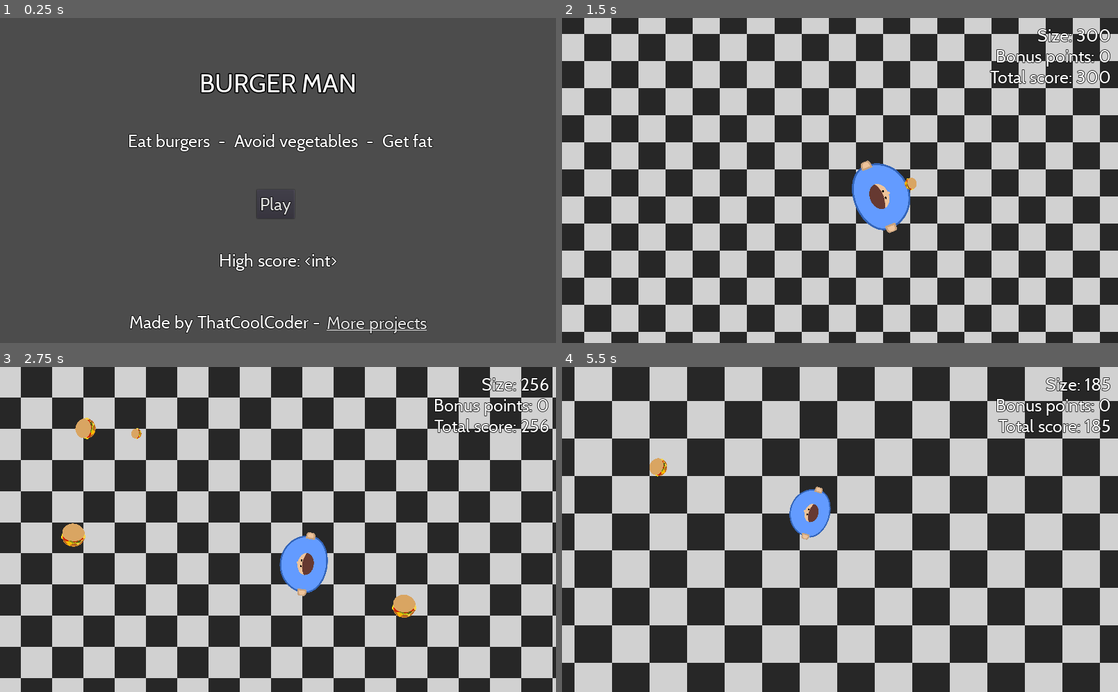
Above: before the commit, frames 1-4 (two rows, left to right).
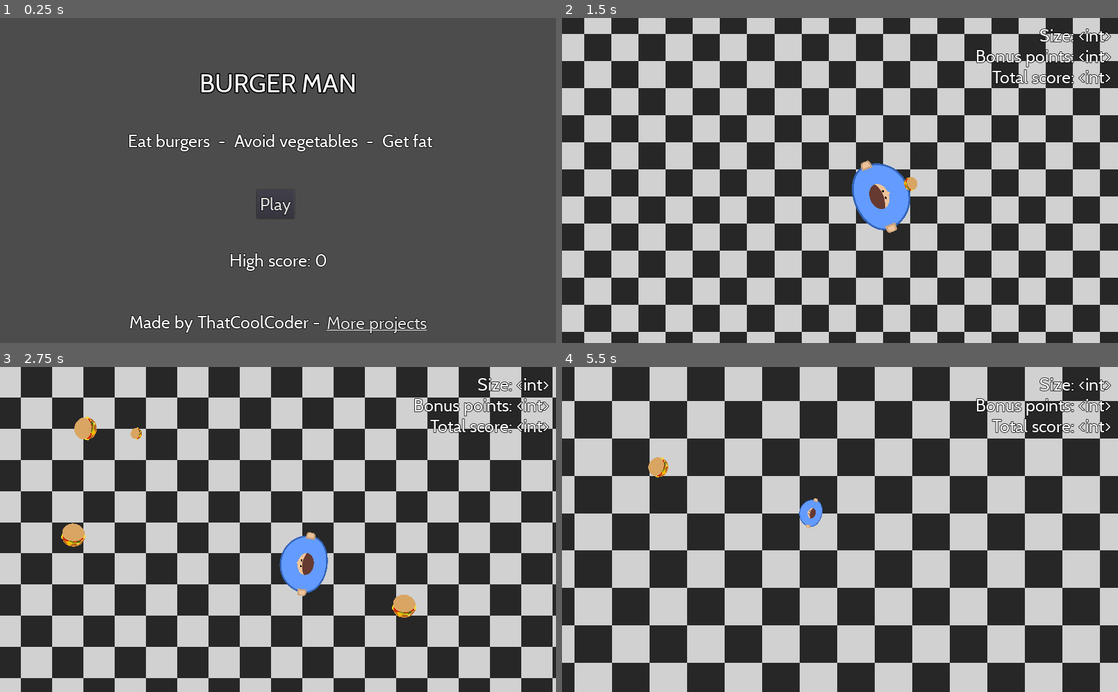
Above: after the commit, the same moments.

Repository: ThatCoolCoder/burger-man
Game: Godot game, scene res://scenes/TitleScreen.tscn
Two runs of this game, one before a commit and one after it. Both use one fixed random seed, a clock stepped at 60 frames per second and the inputs below.
Inputs (mouse positions are in pixels of both pictures, inside the frame that each line leads up to):
- Up to frame 1 (0.25 s): no input
- Up to frame 2 (1.5 s): click "Play" at 0.5 s; move the mouse to (962, 164) at 1.27 s; press the mouse at (962, 164) at 1.28 s; hold Right (move_right) from 1.28 s (still down)
- Up to frame 3 (2.75 s): move the mouse to (166, 545) at 2.02 s; release Right (move_right) at 2.03 s; release the mouse at (166, 545) at 2.03 s; hold S (move_down) from 2.03 s (still down); click (166, 545) at 2.1 s
- Up to frame 4 (5.5 s): move the mouse to (895, 458) at 2.77 s; release S (move_down) at 2.78 s; press the mouse at (895, 458) at 2.78 s; hold Right (move_right) 2.78-3.53 s; move the mouse to (812, 594) at 3.52 s; release the mouse at (812, 594) at 3.53 s; hold Up (move_up) 3.53-4.28 s; click (812, 594) at 3.6 s; move the mouse to (1006, 578) at 4.27 s; press the mouse at (1006, 578) at 4.28 s; hold A (move_left) from 4.28 s (still down); move the mouse to (673, 480) at 5.02 s; release the mouse at (673, 480) at 5.03 s; click (673, 480) at 5.1 s

The runs differ from the first frame. In frame 1, 0.5% of the frame differs, in the area x 39-61%, y 72-78%; in frame 2, 1.4%; in frame 3, 1.4%; in frame 4, 2.2%, in the area x 15-99%, y 3-54%.

Commit message:
do stuff

Diff:
--- a/project.godot
+++ b/project.godot
@@ -18,6 +18,7 @@
 
 Utils="*res://scripts/Utils.gd"
 PlayState="*res://scripts/PlayState.gd"
+Score="*res://scripts/Score.gd"
 
 [display]
 
@@ -35,26 +36,26 @@
 
 move_left={
 "deadzone": 0.5,
-"events": [ Object(InputEventKey,"resource_local_to_scene":false,"resource_name":"","device":0,"alt":false,"shift":false,"control":false,"meta":false,"command":false,"pressed":false,"scancode":65,"unicode":0,"echo":false,"script":null)
-, Object(InputEventKey,"resource_local_to_scene":false,"resource_name":"","device":0,"alt":false,"shift":false,"control":false,"meta":false,"command":false,"pressed":false,"scancode":16777231,"unicode":0,"echo":false,"script":null)
+"events": [ Object(InputEventKey,"resource_local_to_scene":false,"resource_name":"","device":0,"alt":false,"shift":false,"control":false,"meta":false,"command":false,"pressed":false,"scancode":65,"physical_scancode":0,"unicode":0,"echo":false,"script":null)
+, Object(InputEventKey,"resource_local_to_scene":false,"resource_name":"","device":0,"alt":false,"shift":false,"control":false,"meta":false,"command":false,"pressed":false,"scancode":16777231,"physical_scancode":0,"unicode":0,"echo":false,"script":null)
  ]
 }
 move_right={
 "deadzone": 0.5,
-"events": [ Object(InputEventKey,"resource_local_to_scene":false,"resource_name":"","device":0,"alt":false,"shift":false,"control":false,"meta":false,"command":false,"pressed":false,"scancode":16777233,"unicode":0,"echo":false,"script":null)
-, Object(InputEventKey,"resource_local_to_scene":false,"resource_name":"","device":0,"alt":false,"shift":false,"control":false,"meta":false,"command":false,"pressed":false,"scancode":68,"unicode":0,"echo":false,"script":null)
+"events": [ Object(InputEventKey,"resource_local_to_scene":false,"resource_name":"","device":0,"alt":false,"shift":false,"control":false,"meta":false,"command":false,"pressed":false,"scancode":16777233,"physical_scancode":0,"unicode":0,"echo":false,"script":null)
+, Object(InputEventKey,"resource_local_to_scene":false,"resource_name":"","device":0,"alt":false,"shift":false,"control":false,"meta":false,"command":false,"pressed":false,"scancode":68,"physical_scancode":0,"unicode":0,"echo":false,"script":null)
  ]
 }
 move_up={
 "deadzone": 0.5,
-"events": [ Object(InputEventKey,"resource_local_to_scene":false,"resource_name":"","device":0,"alt":false,"shift":false,"control":false,"meta":false,"command":false,"pressed":false,"scancode":16777232,"unicode":0,"echo":false,"script":null)
-, Object(InputEventKey,"resource_local_to_scene":false,"resource_name":"","device":0,"alt":false,"shift":false,"control":false,"meta":false,"command":false,"pressed":false,"scancode":87,"unicode":0,"echo":false,"script":null)
+"events": [ Object(InputEventKey,"resource_local_to_scene":false,"resource_name":"","device":0,"alt":false,"shift":false,"control":false,"meta":false,"command":false,"pressed":false,"scancode":16777232,"physical_scancode":0,"unicode":0,"echo":false,"script":null)
+, Object(InputEventKey,"resource_local_to_scene":false,"resource_name":"","device":0,"alt":false,"shift":false,"control":false,"meta":false,"command":false,"pressed":false,"scancode":87,"physical_scancode":0,"unicode":0,"echo":false,"script":null)
  ]
 }
 move_down={
 "deadzone": 0.5,
-"events": [ Object(InputEventKey,"resource_local_to_scene":false,"resource_name":"","device":0,"alt":false,"shift":false,"control":false,"meta":false,"command":false,"pressed":false,"scancode":83,"unicode":0,"echo":false,"script":null)
-, Object(InputEventKey,"resource_local_to_scene":false,"resource_name":"","device":0,"alt":false,"shift":false,"control":false,"meta":false,"command":false,"pressed":false,"scancode":16777234,"unicode":0,"echo":false,"script":null)
+"events": [ Object(InputEventKey,"resource_local_to_scene":false,"resource_name":"","device":0,"alt":false,"shift":false,"control":false,"meta":false,"command":false,"pressed":false,"scancode":83,"physical_scancode":0,"unicode":0,"echo":false,"script":null)
+, Object(InputEventKey,"resource_local_to_scene":false,"resource_name":"","device":0,"alt":false,"shift":false,"control":false,"meta":false,"command":false,"pressed":false,"scancode":16777234,"physical_scancode":0,"unicode":0,"echo":false,"script":null)
  ]
 }
 shoot={
--- a/scenes/EnemySpawner.tscn
+++ b/scenes/EnemySpawner.tscn
@@ -1,7 +1,7 @@
 [gd_scene load_steps=3 format=2]
 
 [ext_resource path="res://scripts/EnemySpawner.gd" type="Script" id=1]
-[ext_resource path="res://scenes/Enemy.tscn" type="PackedScene" id=2]
+[ext_resource path="res://scenes/enemies/Enemy.tscn" type="PackedScene" id=2]
 
 [node name="EnemySpawner" type="Node2D"]
 script = ExtResource( 1 )
--- /dev/null
+++ b/scenes/GameOverHUD.tscn
@@ -0,0 +1,55 @@
+[gd_scene load_steps=4 format=2]
+
+[ext_resource path="res://resources/title_font.tres" type="DynamicFont" id=1]
+[ext_resource path="res://resources/main_font.tres" type="DynamicFont" id=2]
+[ext_resource path="res://scripts/GameOverHUD.gd" type="Script" id=3]
+
+[node name="GameOverHUD" type="Control"]
+anchor_right = 1.0
+anchor_bottom = 1.0
+script = ExtResource( 3 )
+__meta__ = {
+"_edit_use_anchors_": false
+}
+
+[node name="Score" type="Label" parent="."]
+anchor_left = 0.5
+anchor_top = 0.5
+anchor_right = 0.5
+anchor_bottom = 0.5
+margin_left = -64.381
+margin_top = -154.052
+margin_right = 68.619
+margin_bottom = -115.052
+grow_horizontal = 0
+custom_fonts/font = ExtResource( 2 )
+text = "Size: <int>"
+align = 2
+__meta__ = {
+"_edit_use_anchors_": false
+}
+
+[node name="HighScore" type="Label" parent="."]
+anchor_left = 1.0
+anchor_right = 1.0
+margin_left = -266.0
+margin_top = 89.0
+margin_right = -13.0
+margin_bottom = 128.0
+grow_horizontal = 0
+custom_fonts/font = ExtResource( 2 )
+text = "Total score: <int>"
+align = 2
+__meta__ = {
+"_edit_use_anchors_": false
+}
+
+[node name="Title" type="Label" parent="."]
+anchor_left = 0.5
+anchor_right = 0.5
+margin_left = -90.0
+margin_top = 34.9623
+margin_right = 90.0
+margin_bottom = 93.9623
+custom_fonts/font = ExtResource( 1 )
+text = "You Lose"
--- a/scenes/HUD.tscn
+++ b/scenes/HUD.tscn
@@ -3,8 +3,13 @@
 [ext_resource path="res://resources/main_font.tres" type="DynamicFont" id=1]
 [ext_resource path="res://scripts/HUD.gd" type="Script" id=2]
 
-[node name="HUD" type="CanvasLayer"]
+[node name="HUD" type="Control"]
+anchor_right = 1.0
+anchor_bottom = 1.0
 script = ExtResource( 2 )
+__meta__ = {
+"_edit_use_anchors_": false
+}
 
 [node name="Size" type="Label" parent="."]
 anchor_left = 1.0
--- a/scenes/Main.tscn
+++ b/scenes/Main.tscn
@@ -18,6 +18,10 @@
 [node name="StartPosition" type="Position2D" parent="."]
 position = Vector2( 512.548, 298.491 )
 
-[node name="HUD" parent="." instance=ExtResource( 7 )]
+[node name="EnemySpawner" parent="." instance=ExtResource( 8 )]
 
-[node name="EnemySpawner" parent="." instance=ExtResource( 8 )]
+[node name="CanvasLayer" type="CanvasLayer" parent="."]
+
+[node name="HUD" parent="CanvasLayer" instance=ExtResource( 7 )]
+
+[connection signal="dead" from="Player" to="." method="_on_Player_dead"]
--- a/scenes/Player.tscn
+++ b/scenes/Player.tscn
@@ -1,13 +1,26 @@
-[gd_scene load_steps=5 format=2]
+[gd_scene load_steps=6 format=2]
 
 [ext_resource path="res://art/player.svg" type="Texture" id=1]
 [ext_resource path="res://scripts/Player.gd" type="Script" id=2]
 [ext_resource path="res://scenes/Bullet.tscn" type="PackedScene" id=3]
 [ext_resource path="res://sounds/431532__supersound23__popping.mp3" type="AudioStream" id=4]
 
-[node name="Player" type="Area2D" groups=[
-"player",
-]]
+[sub_resource type="Animation" id=1]
+resource_name = "shrink"
+tracks/0/type = "value"
+tracks/0/path = NodePath(".:scale")
+tracks/0/interp = 1
+tracks/0/loop_wrap = true
+tracks/0/imported = false
+tracks/0/enabled = true
+tracks/0/keys = {
+"times": PoolRealArray( 0, 1 ),
+"transitions": PoolRealArray( 1, 1 ),
+"update": 0,
+"values": [ Vector2( 1, 1 ), Vector2( 0, 0 ) ]
+}
+
+[node name="Player" type="Area2D" groups=["player"]]
 script = ExtResource( 2 )
 acceleration = 2000
 friction = 2500
@@ -38,5 +51,8 @@
 [node name="GrowthSound" type="AudioStreamPlayer2D" parent="."]
 stream = ExtResource( 4 )
 
+[node name="AnimationPlayer" type="AnimationPlayer" parent="."]
+anims/shrink = SubResource( 1 )
+
 [connection signal="area_entered" from="." to="." method="_on_Player_area_entered"]
 [connection signal="timeout" from="DieTimer" to="." method="_on_DieTimer_timeout"]
--- /dev/null
+++ b/scenes/RangedEnemyBullet.tscn
@@ -0,0 +1,19 @@
+[gd_scene load_steps=5 format=2]
+
+[ext_resource path="res://scenes/Bullet.tscn" type="PackedScene" id=1]
+[ext_resource path="res://scripts/HomingBullet.gd" type="Script" id=2]
+[ext_resource path="res://art/carrot.svg" type="Texture" id=3]
+[ext_resource path="res://scenes/effects/EnemyExplode.tscn" type="PackedScene" id=4]
+
+[node name="RangedEnemyBullet" instance=ExtResource( 1 )]
+script = ExtResource( 2 )
+kills = [ "player" ]
+explode_effect = ExtResource( 4 )
+
+[node name="Sprite" parent="." index="1"]
+position = Vector2( -0.431427, -1.23937 )
+scale = Vector2( 0.105967, 0.105967 )
+texture = ExtResource( 3 )
+
+[node name="VisibilityNotifier2D" parent="." index="2"]
+scale = Vector2( 1.53383, 1.5234 )
--- a/scenes/TitleScreen.tscn
+++ b/scenes/TitleScreen.tscn
@@ -7,6 +7,7 @@
 [ext_resource path="res://art/burger.svg" type="Texture" id=5]
 
 [node name="TitleScreen" type="Node2D"]
+position = Vector2( 0, 1 )
 script = ExtResource( 3 )
 project_urls = [ "https://naltonsoftware.com", "https://github.com/That-Cool-Coder" ]
 background_burger_prefab = ExtResource( 4 )
@@ -77,14 +78,14 @@
 
 [node name="Label" type="Label" parent="CanvasLayer/Advertising"]
 margin_left = 239.0
-margin_right = 596.0
+margin_right = 595.0
 margin_bottom = 39.0
 custom_fonts/font = ExtResource( 2 )
 text = "Made by ThatCoolCoder - "
 
 [node name="AdvertisingLink" type="LinkButton" parent="CanvasLayer/Advertising"]
-margin_left = 600.0
-margin_right = 785.0
+margin_left = 599.0
+margin_right = 784.0
 margin_bottom = 39.0
 grow_horizontal = 2
 custom_fonts/font = ExtResource( 2 )
@@ -93,7 +94,7 @@
 "_edit_use_anchors_": false
 }
 
-[node name="Label" type="Label" parent="CanvasLayer"]
+[node name="Score" type="Label" parent="CanvasLayer"]
 anchor_left = 0.5
 anchor_top = 0.5
 anchor_right = 0.5
--- a/scenes/Enemy.tscn
+++ b/scenes/enemies/Enemy.tscn
@@ -7,9 +7,7 @@
 [sub_resource type="RectangleShape2D" id=1]
 extents = Vector2( 20.3462, 47.312 )
 
-[node name="Enemy" type="Area2D" groups=[
-"enemy",
-]]
+[node name="Enemy" type="Area2D" groups=["enemy"]]
 script = ExtResource( 2 )
 speed = 100
 explode_effect = ExtResource( 3 )
--- /dev/null
+++ b/scenes/enemies/RangedEnemy.tscn
@@ -0,0 +1,15 @@
+[gd_scene load_steps=4 format=2]
+
+[ext_resource path="res://scenes/enemies/Enemy.tscn" type="PackedScene" id=1]
+[ext_resource path="res://scripts/RangedEnemy.gd" type="Script" id=2]
+[ext_resource path="res://scenes/RangedEnemyBullet.tscn" type="PackedScene" id=4]
+
+[node name="RangedEnemy" instance=ExtResource( 1 )]
+script = ExtResource( 2 )
+bullet_prefab = ExtResource( 4 )
+firing_interval = 2
+
+[node name="Timer" type="Timer" parent="." index="2"]
+autostart = true
+
+[connection signal="timeout" from="Timer" to="." method="_on_Timer_timeout"]
--- a/scripts/Bullet.gd
+++ b/scripts/Bullet.gd
@@ -2,15 +2,10 @@
 
 export var speed := 400
 export var move_direction = PI / 2
-export var radius := 10.0 setget set_radius
-export (float) var health = null
+var health
 export var frozen := false
-export var hits := ['enemy']
+export var kills := ['enemy']
 export (PackedScene) var explode_effect
-
-func _ready():
-	if health == null:
-		health = radius
 
 func _physics_process(delta):
 	if frozen:
@@ -18,25 +13,20 @@
 
 	var movement = Vector2(0, speed)
 	movement = movement.rotated(move_direction)
-	position += movement * delta
+	position += movement * delta * PlayState.speed_multiplier
+	health = scale.x * 10
 
 func _on_VisibilityNotifier2D_viewport_exited(viewport):
 	if not frozen:
 		queue_free()
-
-func set_radius(new_radius):
-	radius = new_radius
-	Utils.set_sprite_size($Sprite, Vector2(radius * 2, radius * 2), $Sprite.texture)
 
 func _on_Bullet_area_entered(area: Area2D):
 	if frozen:
 		return
 
 	# Don't hit the player after just being shot
-	if Utils.is_in_one_group(area, hits):
-		health -= area.radius
-		if health < 0: # todo: make better health system
-			queue_free()
-			var effect = explode_effect.instance()
-			get_parent().add_child(effect)
-			effect.position = position
+	if Utils.is_in_one_group(area, kills):
+		queue_free()
+		var effect = explode_effect.instance()
+		get_parent().add_child(effect)
+		effect.position = position
--- a/scripts/Enemy.gd
+++ b/scripts/Enemy.gd
@@ -1,14 +1,18 @@
 extends Area2D
 
-export var radius := 20.0 setget set_radius
 export var speed := 300
+export var player_damage := 10.0
+var health
 export (float) var points_on_kill = null
+export var health_mult = 7
 export (PackedScene) var explode_effect
 var frozen = false
 
 func _ready():
 	if points_on_kill == null:
-		points_on_kill = radius / 2.5
+		points_on_kill = scale.x * 10
+	player_damage = scale.x * 20
+	health = scale.x * health_mult
 
 func _physics_process(delta):
 	if frozen:
@@ -19,21 +23,17 @@
 		move_towards(players[0], delta)
 
 func move_towards(entity: Node2D, delta):
-	global_position.x = Utils.converge_value(global_position.x, entity.global_position.x, speed * delta)
-	global_position.y = Utils.converge_value(global_position.y, entity.global_position.y, speed * delta)
+	global_position.x = Utils.converge_value(global_position.x, entity.global_position.x, speed * delta * PlayState.speed_multiplier)
+	global_position.y = Utils.converge_value(global_position.y, entity.global_position.y, speed * delta * PlayState.speed_multiplier)
 
 func _on_Enemy_area_entered(area):
 	if area.is_in_group("bullet"):
-		if not area.frozen:
-			queue_free()
-			var effect = explode_effect.instance()
-			get_parent().add_child(effect)
-			effect.position = position
+		if Utils.is_in_one_group(self, area.kills):
+			if not area.frozen and area.health > health:
+				queue_free()
+				var effect = explode_effect.instance()
+				get_parent().add_child(effect)
+				effect.position = position
 		PlayState.bonus_points += points_on_kill
 	if area.is_in_group("player"):
 		queue_free()
-
-func set_radius(new_radius):
-	radius = new_radius
-	Utils.set_sprite_size($Sprite, Vector2(radius * 2, radius * 2), $Sprite.texture)
-	$CollisionShape2D.shape.extents = Vector2(radius, radius)
--- a/scripts/EnemySpawner.gd
+++ b/scripts/EnemySpawner.gd
@@ -5,12 +5,15 @@
 export (PackedScene) var enemy_prefab
 
 var enemy_types = {
-	"normal" : EnemyType.new(30, 45,
+	"normal" : EnemyType.new(0.8, 1.2,
 		0, 200,
-		0.3 / 60.0, preload("res://scenes/Enemy.tscn")),
-	"big" : EnemyType.new(90, 180,
+		0.3 / 60.0, preload("res://scenes/enemies/Enemy.tscn")),
+	"ranged" : EnemyType.new(1, 1.5,
+		110, 100000,
+		0.3 / 60.0, preload("res://scenes/enemies/RangedEnemy.tscn")),
+	"big" : EnemyType.new(4, 8,
 		150, 100000,
-		0.3 / 60.0, preload("res://scenes/Enemy.tscn"))
+		0.3 / 60.0, preload("res://scenes/enemies/Enemy.tscn"))
 }
 
 func _process(delta: float):
@@ -23,7 +26,7 @@
 			randf() < enemy_type.spawn_chance:
 
 			var enemy = enemy_type.prefab.instance()
-			enemy.radius = rand_range(enemy_type.min_radius, enemy_type.max_radius)
+			enemy.scale = Vector2.ONE * rand_range(enemy_type.min_scale, enemy_type.max_scale)
 			enemy.position = Utils.random_viewport_edge_pos(get_canvas_transform(),
 				get_viewport_rect(), get_canvas_transform().get_scale().x * -100)
 			add_child(enemy)
--- a/scripts/EnemyType.gd
+++ b/scripts/EnemyType.gd
@@ -1,15 +1,15 @@
 extends Node
 
-var min_radius := 30.0
-var max_radius := 45.0
+var min_scale := 1
+var max_scale := 2
 var min_player_radius := 0
 var max_player_radius := 1000
 var spawn_chance := 1.0 / 60.0
 var prefab = null
 
-func _init(i_min_radius, i_max_radius, i_min_player_radius, i_max_player_radius, i_spawn_chance, i_prefab):
-	min_radius = i_min_radius
-	max_radius = i_max_radius
+func _init(i_min_scale, i_max_scale, i_min_player_radius, i_max_player_radius, i_spawn_chance, i_prefab):
+	min_scale = i_min_scale
+	max_scale = i_max_scale
 	min_player_radius = i_min_player_radius
 	max_player_radius = i_max_player_radius
 	spawn_chance = i_spawn_chance
--- /dev/null
+++ b/scripts/GameOverHUD.gd
@@ -0,0 +1,6 @@
+extends Control
+
+
+# Called when the node enters the scene tree for the first time.
+func _ready():
+	pass # Replace with function body
--- /dev/null
+++ b/scripts/HomingBullet.gd
@@ -0,0 +1,11 @@
+extends "res://scripts/Bullet.gd"
+
+func _physics_process(delta: float):
+	var targets = get_tree().get_nodes_in_group(kills[0])
+	if len(targets) != 0:
+		var target = targets[0]
+		look_at(target.position)
+		rotation -= PI / 2
+		move_direction = rotation
+
+	._physics_process(delta)
--- a/scripts/Main.gd
+++ b/scripts/Main.gd
@@ -15,3 +15,8 @@
 		growth_item.position = Utils.random_viewport_edge_pos(get_canvas_transform(),
 			get_viewport_rect(), get_canvas_transform().get_scale().x * 100)
 		add_child(growth_item)
+
+
+func _on_Player_dead():
+	$CanvasLayer/HUD.hide()
+	$CanvasLayer/GameOverHUD.show()
--- a/scripts/PlayState.gd
+++ b/scripts/PlayState.gd
@@ -1,7 +1,9 @@
 extends Node
 
 var bonus_points := 0.0
+var speed_multiplier := 1.0
 var player = null
 
 func reset():
 	bonus_points = 0
+	speed_multiplier = 1
--- a/scripts/Player.gd
+++ b/scripts/Player.gd
@@ -26,12 +26,12 @@
 
 export var bullet_offset = Vector2(0, -64)
 export (PackedScene) var bullet_prefab
-export var bullet_starting_radius := 10.0
-export var bullet_charge_rate := 10.0
-export var max_bullet_radius := 30.0
+export var bullet_starting_scale := 1.0
+export var bullet_charge_rate := 1.0
+export var max_bullet_scale := 2.0
 export var bullet_health_exponent := 1.7
 export var bullet_health_multiplier := 0.1
-export var shoot_shrink_multiplier := 0.6 # you shrink bullet radius * this when you shoot
+export var shoot_shrink_multiplier := 6 # you shrink bullet radius * this when you shoot
 var crnt_bullet = null
 
 var frozen = false
@@ -49,7 +49,7 @@
 	walk(delta)
 	velocity = velocity.clamped(max_speed)
 
-	position += velocity * delta
+	position += velocity * delta * PlayState.speed_multiplier
 
 	if Input.is_action_just_pressed("shoot"):
 		start_charging_shoot()
@@ -62,6 +62,8 @@
 	position_bullet()
 	update_camera_zoom(delta)
 
+	#PlayState.speed_multiplier = growth_factor
+
 func walk(delta: float):
 	var move_direction := Vector2.ZERO
 	move_direction.x = int(Input.is_action_pressed("move_right")) - int(Input.is_action_pressed("move_left"))
@@ -71,10 +73,8 @@
 
 	# Friction
 	if move_direction.x == 0:
-		pass
 		velocity.x = Utils.converge_value(velocity.x, 0, friction * delta)
 	if move_direction.y == 0:
-		pass
 		velocity.y = Utils.converge_value(velocity.y, 0, friction * delta)
 
 	velocity += move_direction * delta * acceleration
@@ -83,7 +83,7 @@
 	if crnt_bullet == null:
 		crnt_bullet = bullet_prefab.instance()
 		crnt_bullet.frozen = true
-		crnt_bullet.radius = bullet_starting_radius * growth_factor
+		crnt_bullet.scale = Vector2.ONE * (bullet_starting_scale * growth_factor)
 		add_child(crnt_bullet)
 
 func shoot():
@@ -95,15 +95,15 @@
 		var true_bullet_offset = bullet_offset * growth_factor
 		crnt_bullet.rotation = crnt_bullet.move_direction + PI
 		crnt_bullet.global_position = global_position + true_bullet_offset.rotated(global_rotation)
-		crnt_bullet.health = pow(crnt_bullet.radius, bullet_health_exponent) * bullet_health_multiplier
+		crnt_bullet.health = pow(crnt_bullet.scale.x, bullet_health_exponent) * bullet_health_multiplier
 		get_tree().root.add_child(crnt_bullet)
-		set_radius(radius - crnt_bullet.radius * shoot_shrink_multiplier)
+		set_radius(radius - crnt_bullet.scale.x * shoot_shrink_multiplier)
 		crnt_bullet = null
 
 func charge_shoot(delta):
 	if crnt_bullet != null:
-		crnt_bullet.radius += bullet_charge_rate * delta * growth_factor
-		crnt_bullet.radius = min(crnt_bullet.radius, max_bullet_radius * growth_factor)
+		crnt_bullet.scale += Vector2.ONE * (bullet_charge_rate * delta * growth_factor)
+		crnt_bullet.scale = Vector2.ONE * min(crnt_bullet.scale.x, max_bullet_scale * growth_factor)
 
 # View things run every frame
 # ---------------------------
@@ -129,14 +129,16 @@
 		return
 
 	if area.is_in_group("enemy"):
-		set_radius(radius - area.radius * shrink_rate)
+		set_radius(radius - area.player_damage * shrink_rate)
 	if area.is_in_group("growth_item"):
 		set_radius(radius + area.radius * growth_rate)
 		$GrowthSound.play()
+	if area.is_in_group("bullet"):
+		if Utils.is_in_one_group(self, area.kills):
+			set_radius(radius - shrink_rate * area.health)
 
 func _on_DieTimer_timeout():
 	emit_signal("dead")
-	print("Dead")
 
 func set_radius(new_radius):
 	radius = new_radius
@@ -156,3 +158,4 @@
 func start_dying():
 	alive = false
 	$DieTimer.start()
+	$AnimationPlayer.play("shrink")
--- /dev/null
+++ b/scripts/RangedEnemy.gd
@@ -0,0 +1,14 @@
+extends "res://scripts/Enemy.gd"
+
+export var visual_range := 500
+export (PackedScene) var bullet_prefab
+export var firing_interval := 1
+
+func _ready():
+	$Timer.wait_time = firing_interval
+	._ready()
+
+func _on_Timer_timeout():
+	var bullet = bullet_prefab.instance()
+	get_parent().add_child(bullet)
+	bullet.position = position
--- /dev/null
+++ b/scripts/Score.gd
@@ -0,0 +1,19 @@
+extends Node
+
+const high_score_file = 'user://high_score.dat'
+func load_high_score():
+	# Returns 0 if no high score has been set or if the file is corrupted
+	var file = File.new()
+	if file.file_exists(high_score_file):
+		file.open(high_score_file, File.READ)
+		var high_score = file.get_64()
+		file.close()
+		return high_score
+	else:
+		return 0
+
+func save_high_score(new_high_score):
+	var file = File.new()
+	file.open(high_score_file, File.WRITE)
+	file.store_64(int(new_high_score))
+	file.close()
--- a/scripts/TitleScreen.gd
+++ b/scripts/TitleScreen.gd
@@ -6,6 +6,7 @@
 
 func _ready():
 	create_background_burgers()
+	$CanvasLayer/Score.text = "High score: %s" % Score.load_high_score()
 
 func _on_PlayButton_pressed():
 	get_tree().change_scene("res://scenes/Main.tscn")
